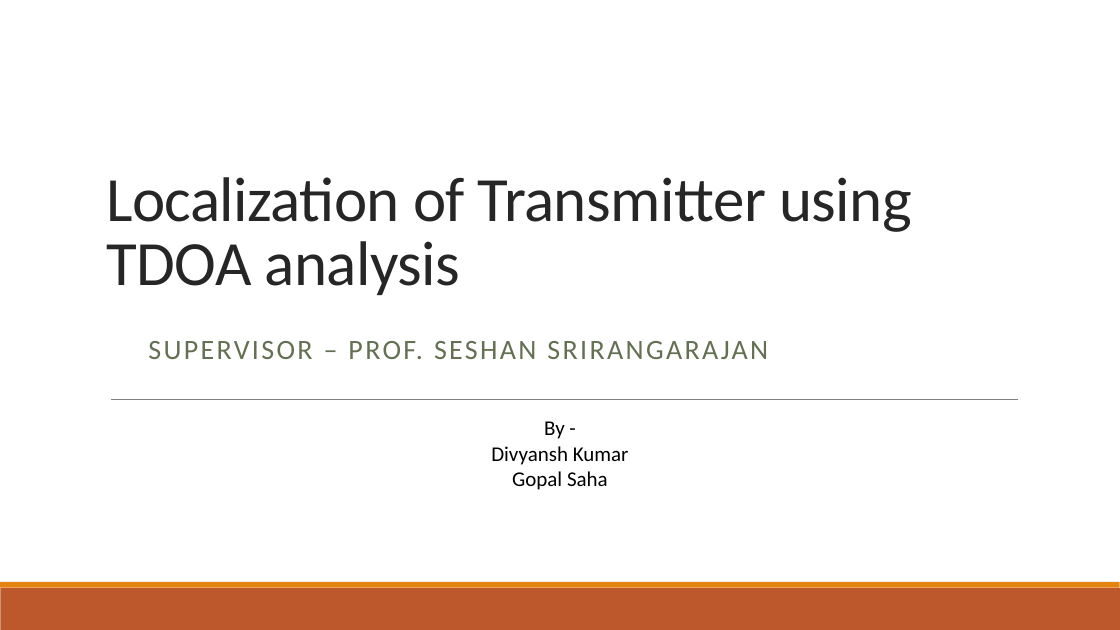
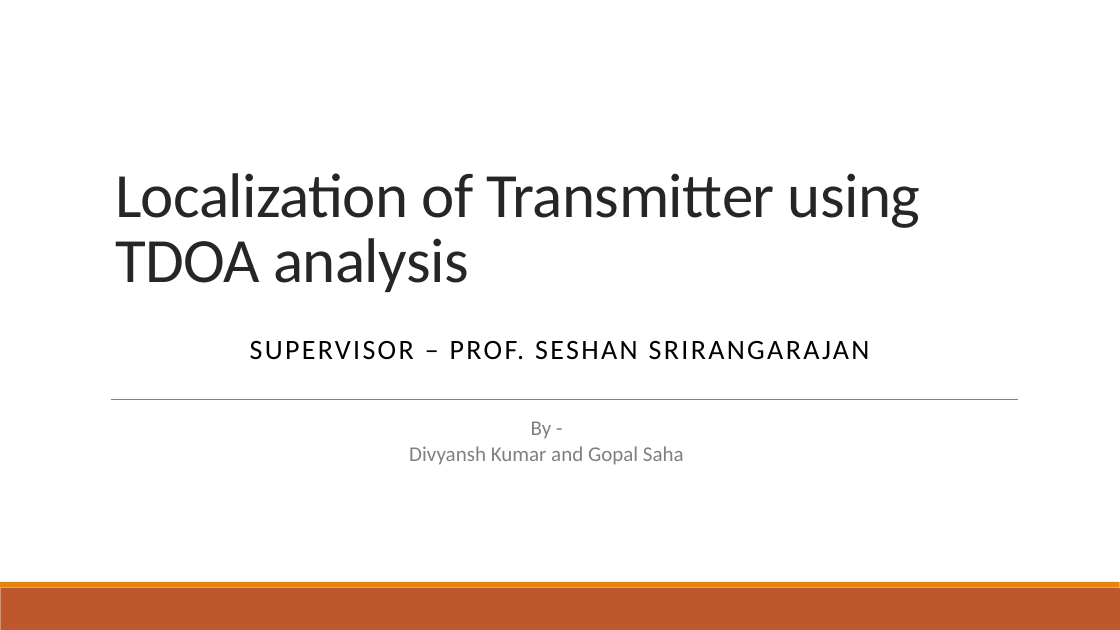
Before and after one commit to DivyanshDiplo/TDOA-analysis-BTP, a slide deck: slide 1 of Localization of Transmitter using TDOA analysis.pptx. Drawn at 1120x630 pixels with LibreOffice and Linux fonts; fonts in the diff are those of the drawing. Boxes give left, top, right and bottom in pixels: in the first picture for what was removed or moved away, otherwise in the second. Text is boxed around its words. In the diff, an @@ line names an element or a change of style, - is before the commit and + after.

```diff
--- a/Localization of Transmitter using TDOA analysis.pptx
+++ b/Localization of Transmitter using TDOA analysis.pptx
@@ title "Localization of Transmitter using TDOA ..." moved from (x1=106, y1=177, x2=911, y2=295) to (x1=115, y1=173, x2=920, y2=292) @@
@@ subtitle "SUPERVISOR – PROF. SESHAN SRIRANGARAJAN" at (x1=250, y1=341, x2=870, y2=360): text colour #637052 to #000000; alignment left to centre @@
@@ text "By -" moved from (x1=491, y1=421, x2=629, y2=490) to (x1=409, y1=421, x2=684, y2=465) @@
@@ text at (x1=409, y1=446, x2=684, y2=465): text changed; text colour #000000 to #808080 @@
-Divyansh Kumar
-Gopal Saha
+Divyansh Kumar and Gopal Saha
@@ text at (x1=531, y1=421, x2=552, y2=439): text colour #000000 to #808080 in "By -" @@
```
Also in this commit, not shown: 2 other slides changed, 2 slides added, 2 other files.
